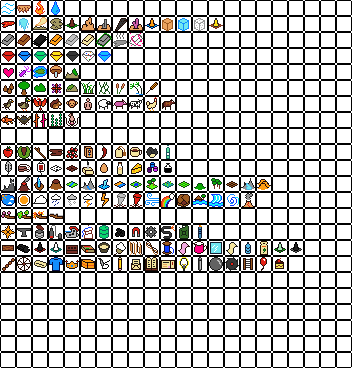
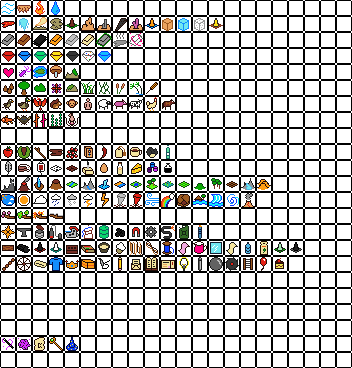
Layered file, before and after one edit (352x368). Changes by layer:
painted on "Elements" over (2, 337, 78, 351)
